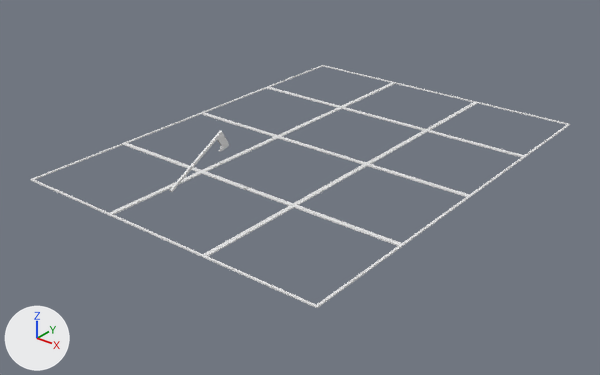
Before and after pictures for a commit that changed the Blender file game/scenes/ground/castle.blend.
Before and after are seen from a 50 mm lens placed at (24.9, -23.9, 17.7), pointed at (-0.1, 7.3, -1.6). Arrows for +X, +Y and +Z are at lower left; the lights stay in place. The same objects are shown in both versions, whatever each file hides.

Script lines for the objects in view, before the commit:
```python
me_cube_019 = bpy.data.meshes.new('Cube.019')
me_cube_019.from_pydata(...)  # 44 vertices, 42 faces; spans x -1.0..1.0, y -1.0..2.8, z -16.8..1.0
me_cube_022 = bpy.data.meshes.new('Cube.022')
me_cube_022.from_pydata(...)  # 16 vertices, 12 faces; spans x -3.0..3.0, y -3.0..3.0, z -0.03..0.03
ob_cube_005 = bpy.data.objects.new('Cube.005', me_cube_019)
ob_cube_005.location = (-0.83, -0.19, 1.62)
ob_cube_005.rotation_euler = (0.534, 0.0152, -0.0418)  # degrees (31, 0.9, -2.4)
ob_cube_005.scale = (0.0582, 1.0, 0.0582)
ob_cube_006 = bpy.data.objects.new('Cube.006', me_cube_022)
ob_cube_006.location = (-6.0, 0.0, 0.0)
_m = ob_cube_006.modifiers.new('Array', 'ARRAY')
_m.count = 3
_m.constant_offset_displace = (0.0, 0.0, 0.0)
_m = ob_cube_006.modifiers.new('Array.001', 'ARRAY')
_m.count = 4
_m.constant_offset_displace = (0.0, 0.0, 0.0)
_m.relative_offset_displace = (0.0, 1.0, 0.0)
```
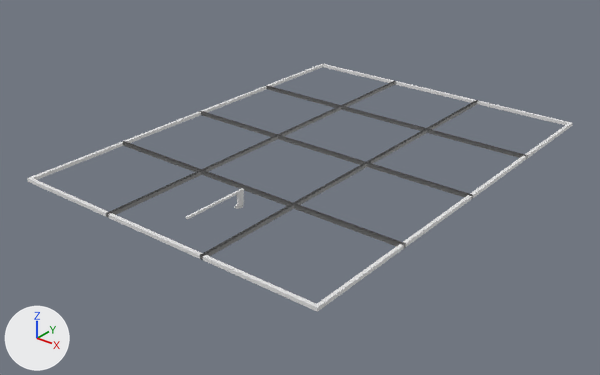
Edits to the scene script, one JSON object a line:
```json
{"block": "me_cube_022", "where": "# used by ob_cube_006; location = (-6.0, 0.0, 0.0)"}
{"op": "remove", "block": "me_cube_022", "code": "me_cube_022.from_pydata(...)  # 16 vertices, 12 faces; spans x -3.0..3.0, y -3.0..3.0, z -0.03..0.03"}
{"op": "add", "block": "me_cube_022", "code": "me_cube_022.from_pydata(...)  # 16 vertices, 14 faces; spans x 0.0..3.09, y 0.0..3.09, z -0.09..0.09"}
{"block": "me_cube_022", "change": "me_cube_022 part 1: the whole mesh is rebuilt"}
{"op": "add", "block": "ob_cube_006", "code": "_m = ob_cube_006.modifiers.new('Mirror', 'MIRROR')"}
{"op": "add", "block": "ob_cube_006", "code": "_m.use_axis = (True, True, False)"}
{"block": "ob_cube_006", "where": "_m = ob_cube_006.modifiers.new('Array', 'ARRAY')"}
{"op": "add", "block": "ob_cube_006", "code": "_m.use_constant_offset = True"}
{"op": "set", "path": "_m.constant_offset_displace", "old": "(0.0, 0.0, 0.0)", "new": "(6.0, 0.0, 0.0)"}
{"op": "add", "block": "ob_cube_006", "code": "_m.use_relative_offset = False"}
{"block": "ob_cube_006", "where": "_m = ob_cube_006.modifiers.new('Array.001', 'ARRAY')"}
{"op": "add", "block": "ob_cube_006", "code": "_m.use_constant_offset = True"}
{"op": "set", "path": "_m.constant_offset_displace", "old": "(0.0, 0.0, 0.0)", "new": "(0.0, 6.0, 0.0)"}
{"op": "add", "block": "ob_cube_006", "code": "_m.use_relative_offset = False"}
{"op": "set", "path": "ob_cube_005.rotation_euler", "old": "(0.534, 0.0152, -0.0418)", "new": "(0.0, 0.0, 0.0)", "note": "degrees (31, 0.9, -2.4) -> degrees (0, 0, 0)"}
{"op": "set", "path": "ob_cube_005.location", "old": "(-0.83, -0.19, 1.62)", "new": "(0.0, 0.0, 0.0)"}
```

What differs and where, as boxes [x1, y1, x2, y2] in the pictures (600 x 375 px):
```json
{"object": "Cube.006", "change": "reshaped, modifiers changed", "before": [30, 65, 570, 308], "after": [27, 64, 573, 312]}
{"object": "Cube.005", "change": "moved, turned", "before": [170, 131, 229, 192], "after": [186, 188, 244, 220]}
```
